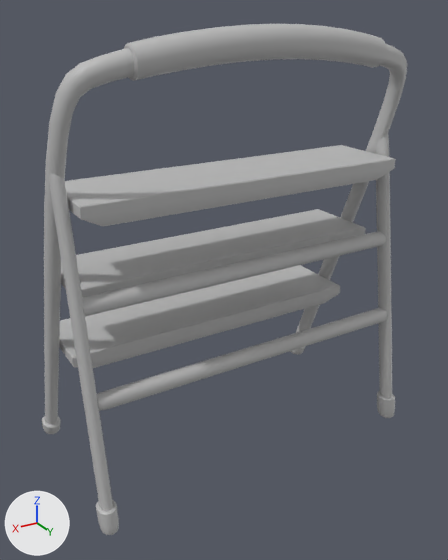
A saved change to the FBX model TrialsForAGod/Assets/Models/Props - Sewer/stepStool.fbx.
Rendered twice from a 50 mm camera at (3.427, 1.681, 1.012) aimed at (2.512, 0.157, 0.249). The axes (+X, +Y, +Z) are drawn at lower left. The lights are the same throughout. Where no turn or scale is listed for an object, it has been applied to the vertices.

In view in the first picture: 'stepStool'.
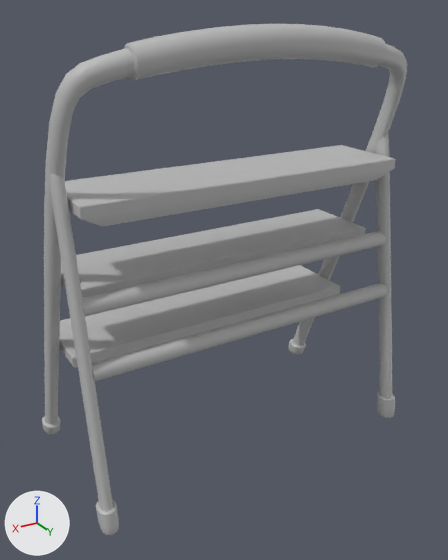
Where the newer file only moved an object's origin or applied its transform, the numbers keep the older frame.

Where the change shows, as pixel boxes [x1, y1, x2, y2] in the pictures (448 x 560 px):
part 1 of me_mesh, added
    after: [92, 283, 387, 381]
part 2 of me_mesh, deleted
    before: [97, 308, 387, 411]

The change, as a diff of the scene's bpy script:
```diff
--- a/TrialsForAGod/Assets/Models/Props - Sewer/stepStool.fbx.py
+++ b/TrialsForAGod/Assets/Models/Props - Sewer/stepStool.fbx.py
@@ me_mesh @@
 me_mesh.from_pydata(...)  # 1805 vertices, 1754 faces; spans x -0.555..0.555, y -0.301..0.301, z -0.647..0.657
 # used by ob_stepstool; location = (2.5, 0.12, 0.332)
+# me_mesh part 1: the loose piece of 208 vertices spanning x -0.51..0.51, y 0.143..0.191, z -0.025..0.023 is copied, and the copy is moved by (0.0, 0.031, -0.174); it spans x -0.51..0.51, y 0.174..0.222, z -0.199..-0.151
+# me_mesh part 2: the loose piece of 217 vertices spanning x -0.51..0.509, y 0.189..0.236, z -0.284..-0.236 is deleted
 me_mesh.materials.append(mat_lambert1)
```
